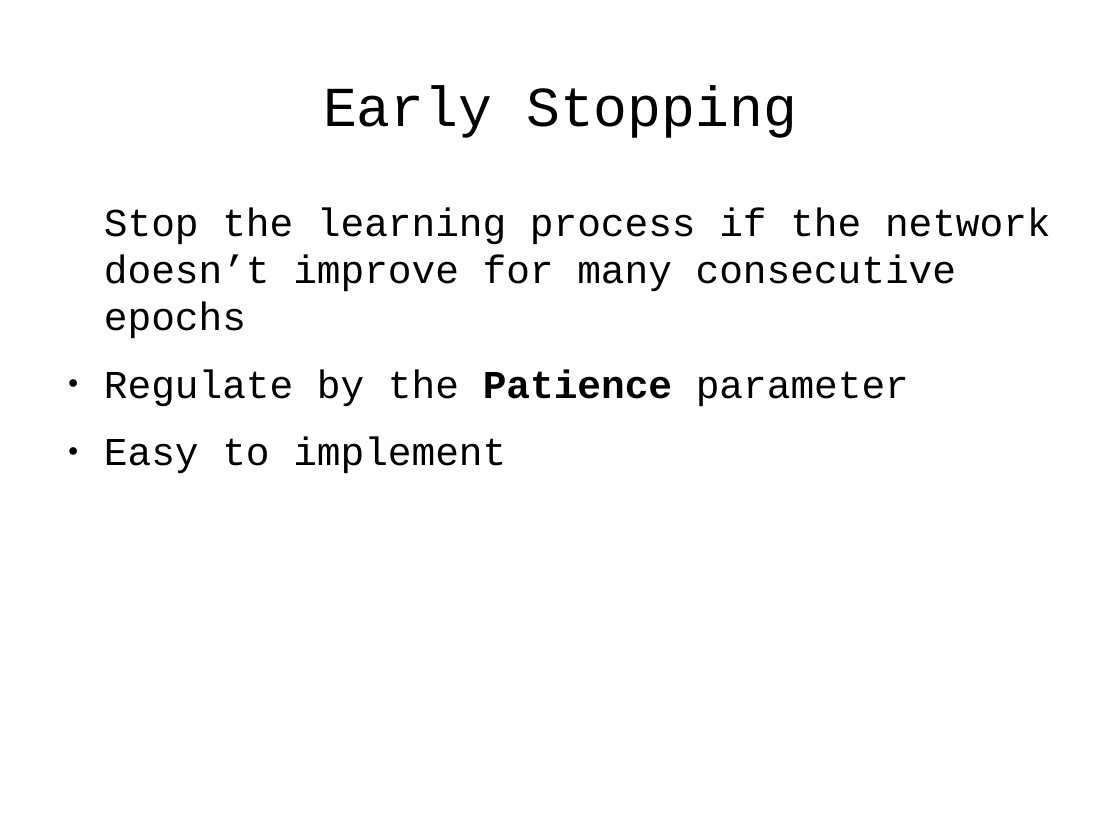
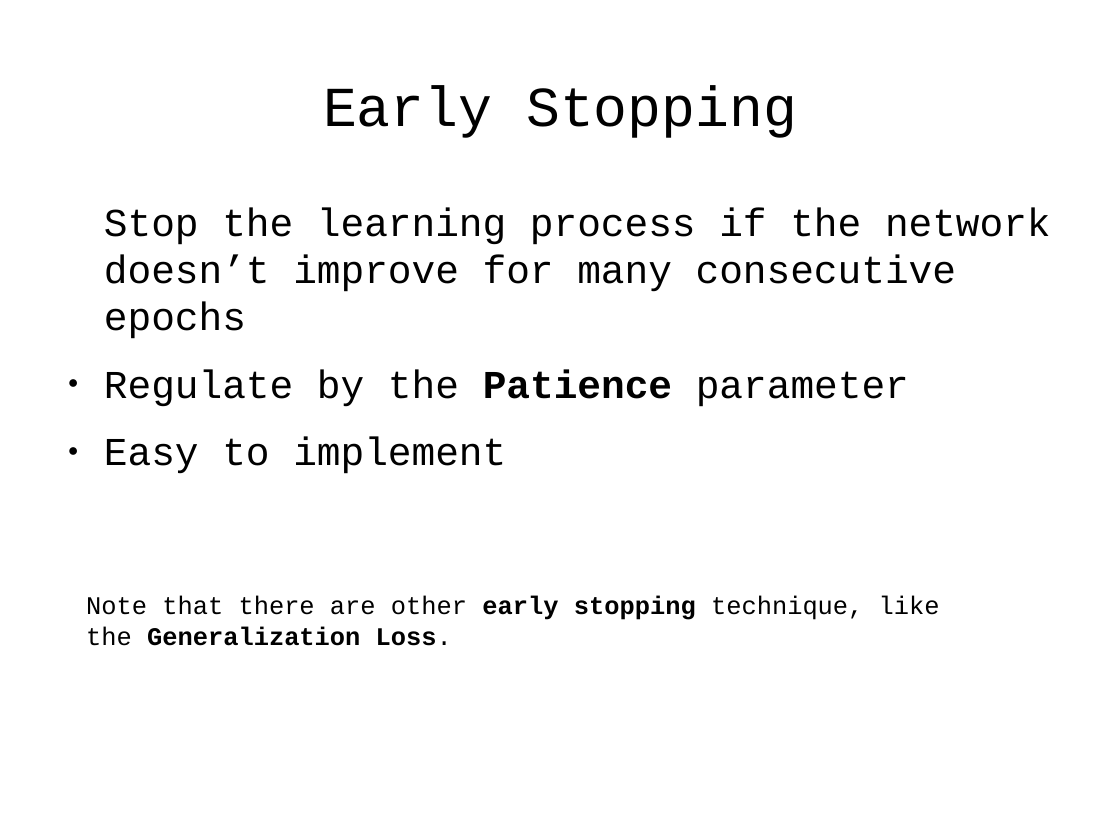
Before and after one commit to antonio-petrillo/ProgettoNNDL, a slide deck: slide 11 of presentation/presentazione.odp (slide 13 before the commit). Drawn at 1120x840 pixels with LibreOffice and Linux fonts; fonts in the diff are those of the drawing. Boxes give left, top, right and bottom in pixels: in the first picture for what was removed or moved away, otherwise in the second. Text is boxed around its words. In the diff, an @@ line names an element or a change of style, - is before the commit and + after.

```diff
--- a/presentation/presentazione.odp
+++ b/presentation/presentazione.odp
@@ text added at [86, 595, 940, 646], 18 pt, text #000000 @@
+Note that there are other early stopping technique, like the Generalization Loss.
```
Also in this commit, not shown: 7 other slides changed, 2 slides added, 1 slide removed, 3 other files.
